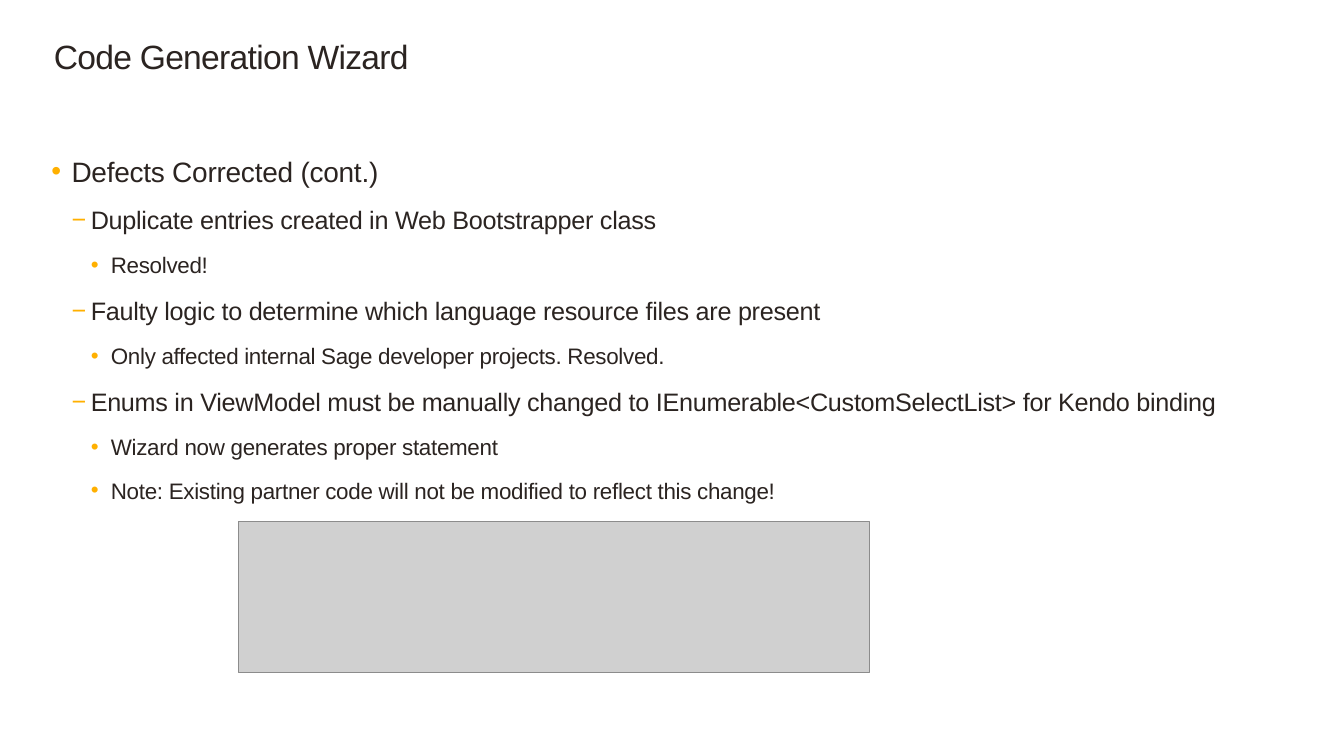
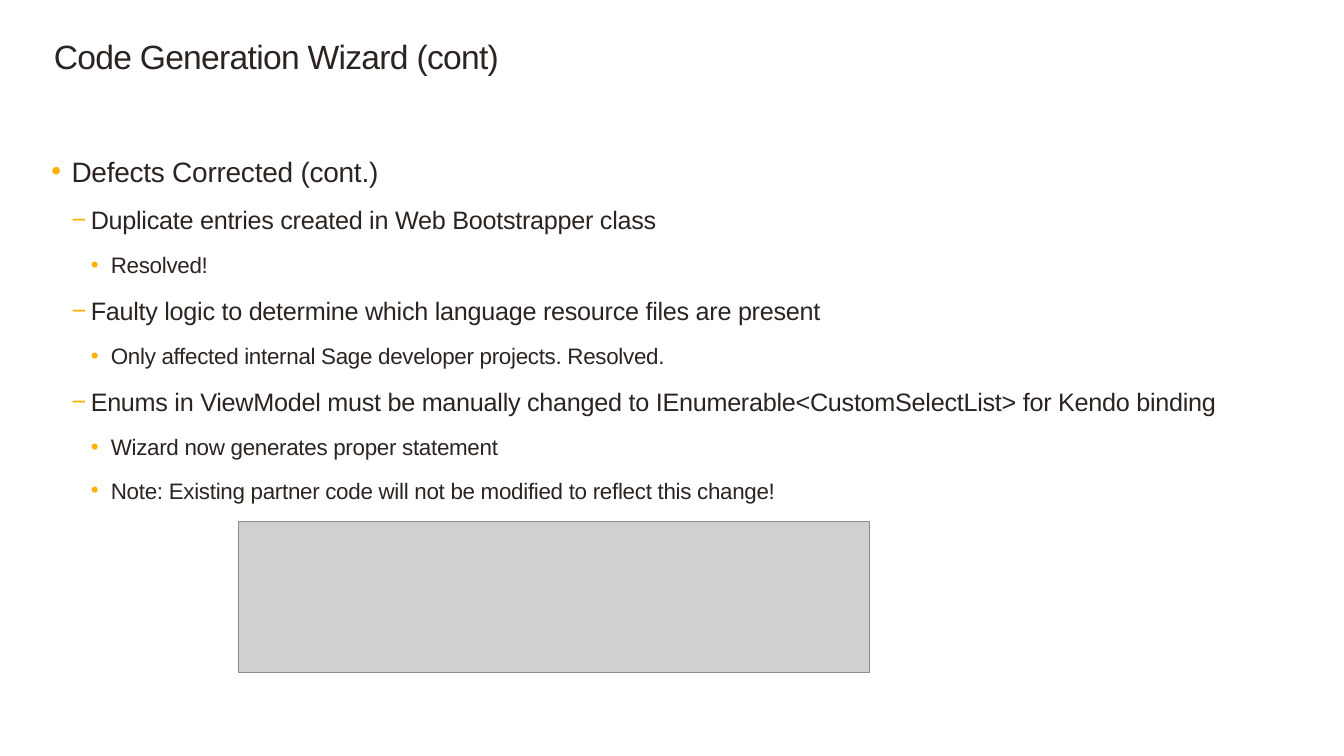
Before and after one commit to SageNADev/Sage300-SDK, a slide deck: slide 7 of docs/presentations/Sage300SDK_2019WebSDKOverview.pptx (slide 6 before the commit). Drawn at 1344x756 pixels with LibreOffice and Linux fonts; fonts in the diff are those of the drawing; grey boxes stand for pictures; background and template pictures are left out. Boxes give left, top, right and bottom in pixels: in the first picture for what was removed or moved away, otherwise in the second. Text is boxed around its words. In the diff, an @@ line names an element or a change of style, - is before the commit and + after.

```diff
--- a/docs/presentations/Sage300SDK_2019WebSDKOverview.pptx
+++ b/docs/presentations/Sage300SDK_2019WebSDKOverview.pptx
@@ title at box(54, 44, 499, 76): text changed @@
-Code Generation Wizard
+Code Generation Wizard (cont)
```
Also in this commit, not shown: 6 other slides changed, 1 slide added, 4 other files.
